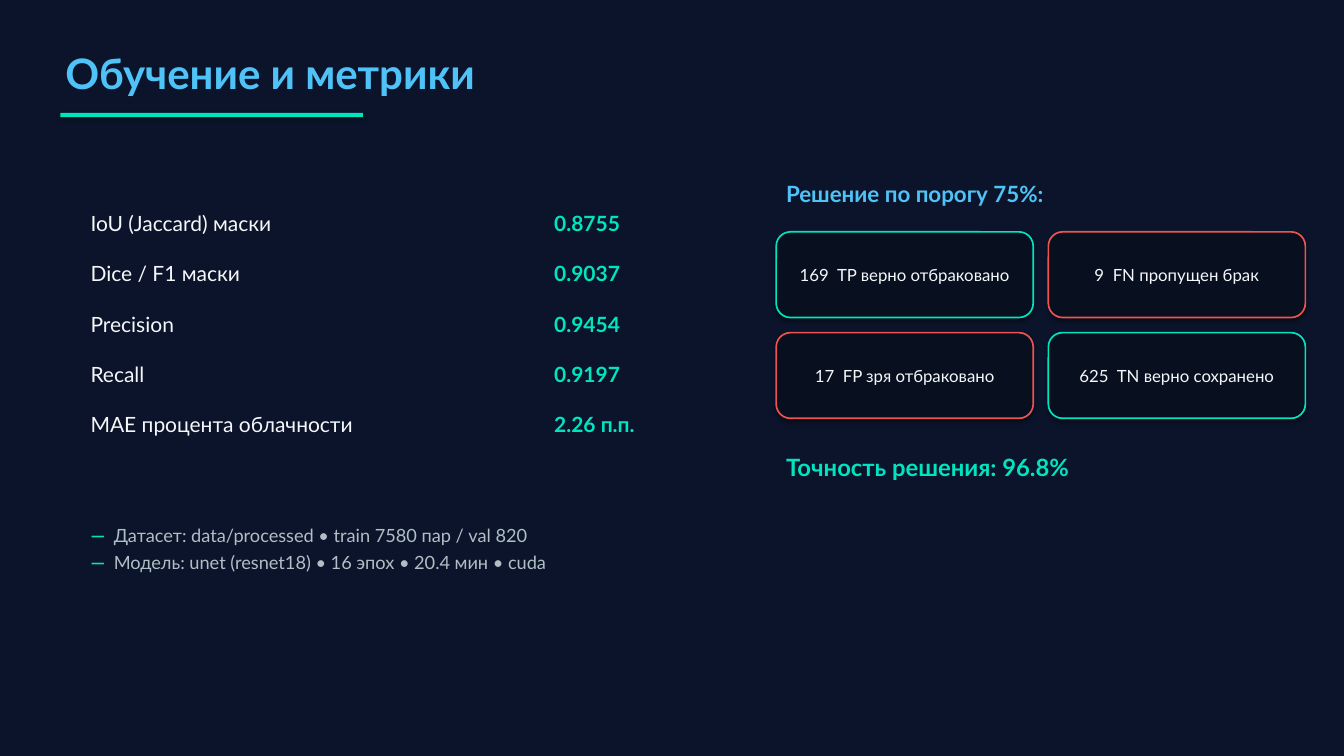
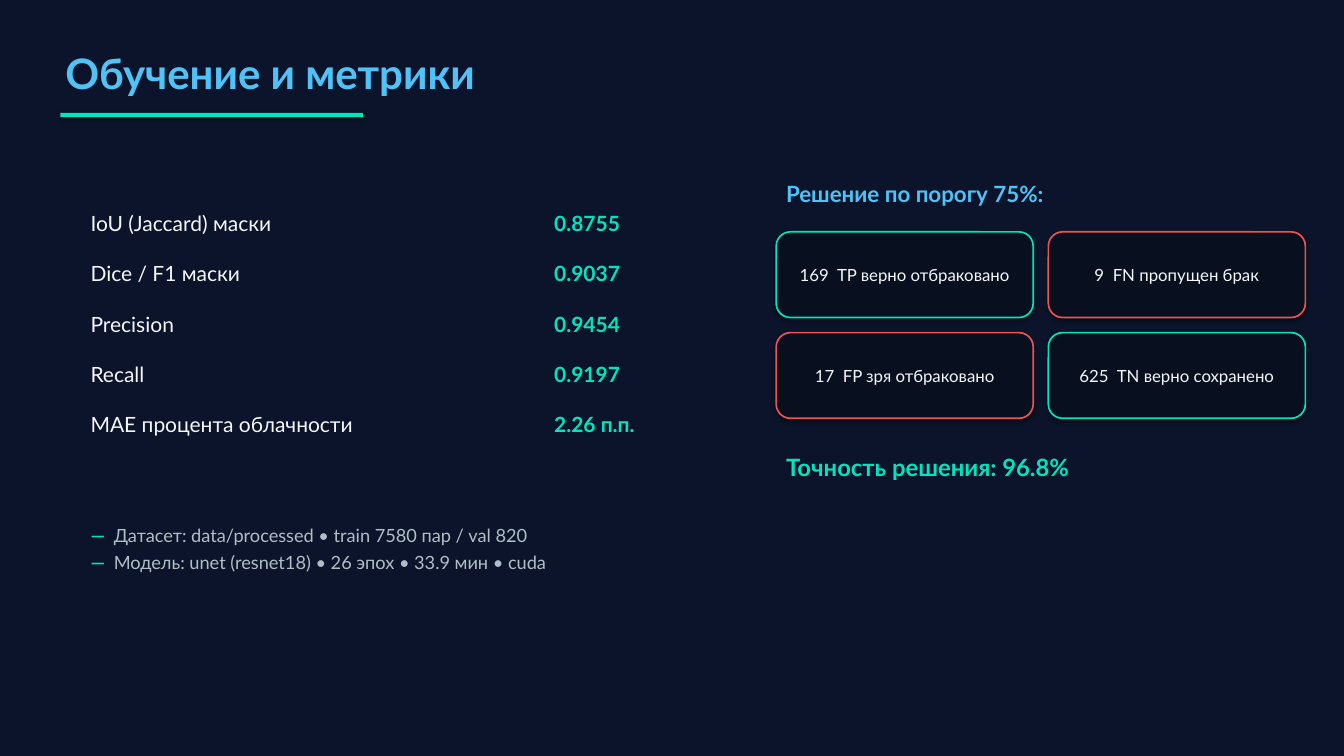
Before and after one commit to Kot3loy/sputnix-cloud-detection, a slide deck: slide 6 of presentation/Sputnix_cloud_detection.pptx. Drawn at 1344x756 pixels with LibreOffice and Linux fonts; fonts in the diff are those of the drawing. Boxes give left, top, right and bottom in pixels: in the first picture for what was removed or moved away, otherwise in the second. Text is boxed around its words. In the diff, an @@ line names an element or a change of style, - is before the commit and + after.

Commit message:
Fix presentation flaws: fresh GUI screenshots (with brand logo), no text overlap on GUI slide, clean satellite glyph, updated train summary

```diff
--- a/presentation/Sputnix_cloud_detection.pptx
+++ b/presentation/Sputnix_cloud_detection.pptx
@@ text at (x1=114, y1=555, x2=546, y2=572): text changed @@
-— Модель: unet (resnet18) • 16 эпох • 20.4 мин • cuda
+— Модель: unet (resnet18) • 26 эпох • 33.9 мин • cuda
```
Also in this commit, not shown: 2 other slides changed, 9 other files.
